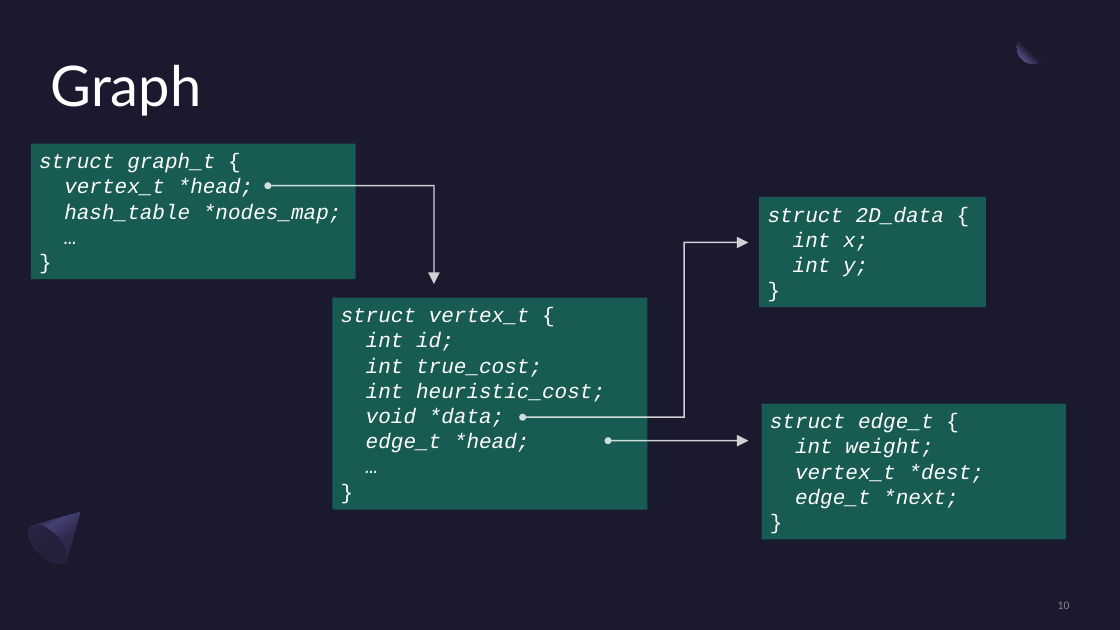
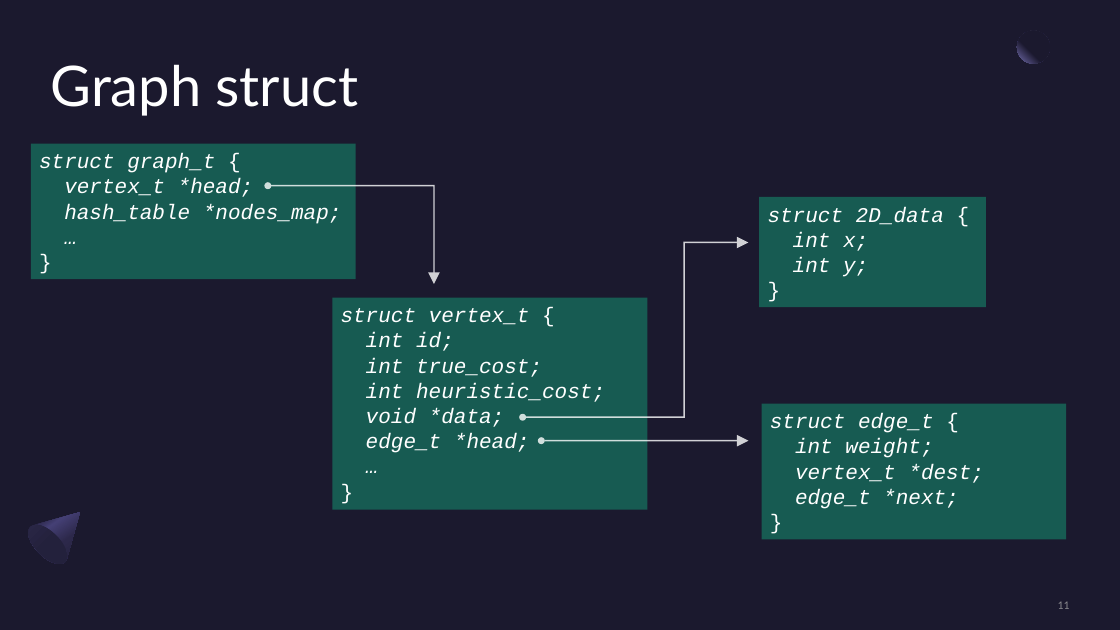
Before and after one commit to Salvo-kun/a-star, a slide deck: slide 11 of presentation/astar_slides.pptx (slide 10 before the commit). Drawn at 1120x630 pixels with LibreOffice and Linux fonts; fonts in the diff are those of the drawing. Boxes give left, top, right and bottom in pixels: in the first picture for what was removed or moved away, otherwise in the second. Text is boxed around its words. In the diff, an @@ line names an element or a change of style, - is before the commit and + after.

```diff
--- a/presentation/astar_slides.pptx
+++ b/presentation/astar_slides.pptx
@@ title at (51,64,359,116): text changed @@
-Graph
+Graph struct
@@ double arrow moved from (608, 441) - (749, 441) to (541, 441) - (749, 441) @@
@@ page number at (1058,602,1070,609): text changed @@
-10
+11
```
Also in this commit, not shown: 3 other slides changed, 9 slides added, 2 slides removed, 2 other files.
